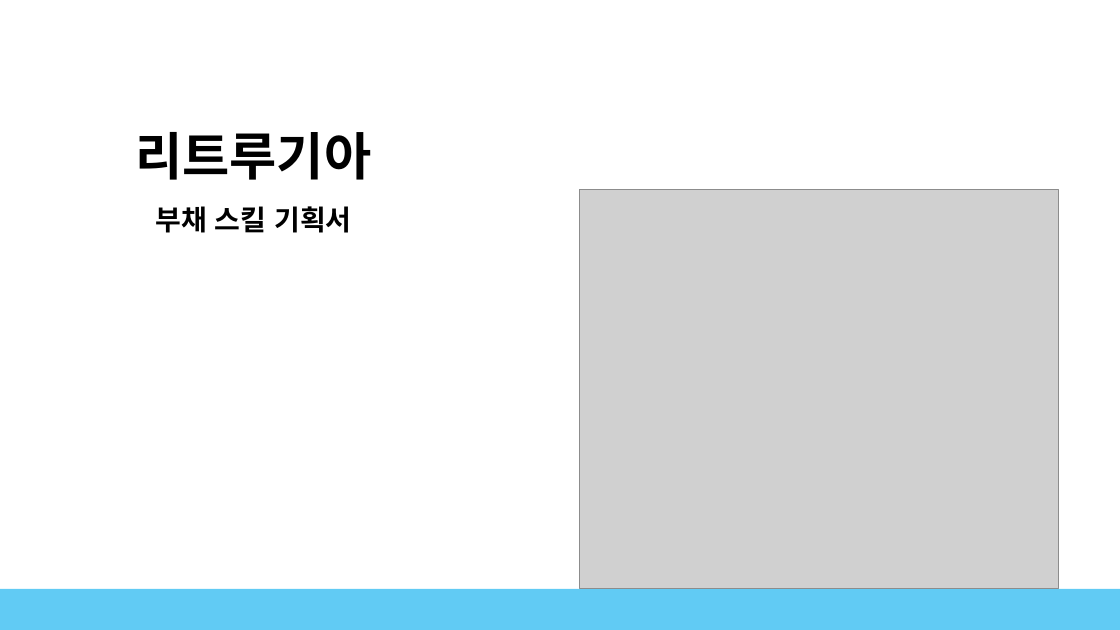
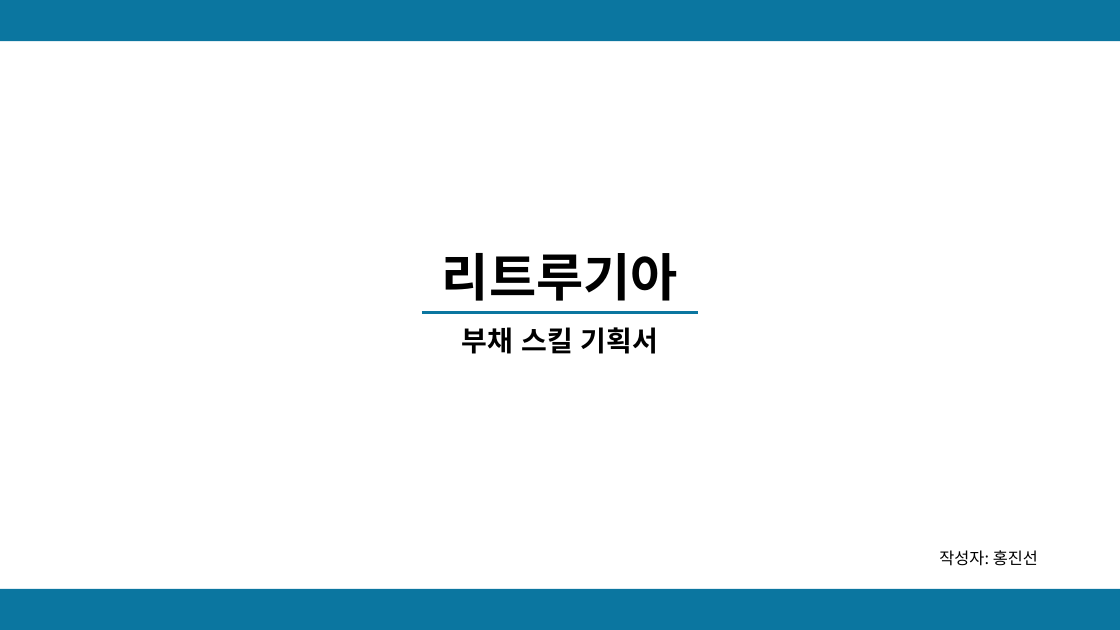
Before and after one commit to hjs0913/GameDesign, a slide deck: slide 1 of 액션&경영 RPG/스킬/리트루기아_부채스킬기획.pptx. Drawn at 1120x630 pixels with LibreOffice and Linux fonts; fonts in the diff are those of the drawing; grey boxes stand for pictures. Boxes give left, top, right and bottom in pixels: in the first picture for what was removed or moved away, otherwise in the second. Text is boxed around its words. In the diff, an @@ line names an element or a change of style, - is before the commit and + after.

Commit message:
부채 스킬 기획서 양식

```diff
--- a/액션&경영 RPG/스킬/리트루기아_부채스킬기획.pptx
+++ b/액션&경영 RPG/스킬/리트루기아_부채스킬기획.pptx
@@ rectangle added at [0, 0, 1120, 41], fill #0B76A0 @@
@@ picture removed at [580, 190, 1059, 589] @@
@@ text "리트루기아": place and size @@
-text "리트루기아" at [135, 132, 371, 233]
+text "리트루기아" at [442, 253, 678, 354]
@@ line added from (422, 313) to (698, 313), #0B76A0 3 pt @@
@@ text added at [939, 550, 1038, 566], 14 pt, text #000000 @@
+작성자: 홍진선
@@ rectangle at [0, 589, 1120, 630]: fill #61CBF4 to #0B76A0 @@
```
Also in this commit, not shown: 4 slides added, 1 slide removed, 1 other file.
